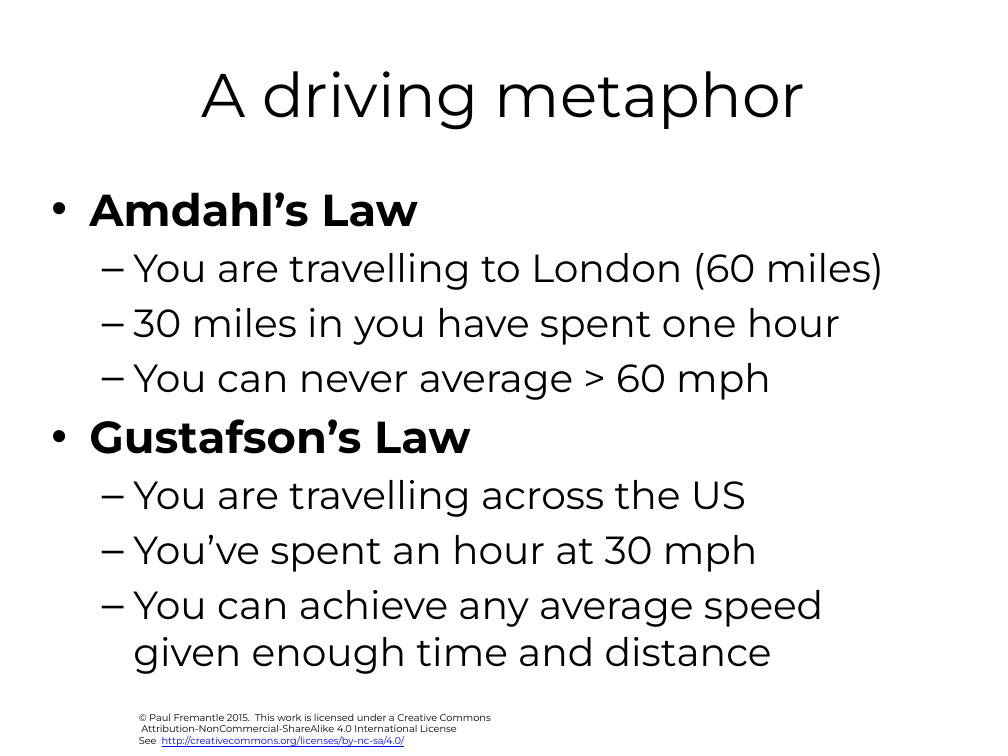
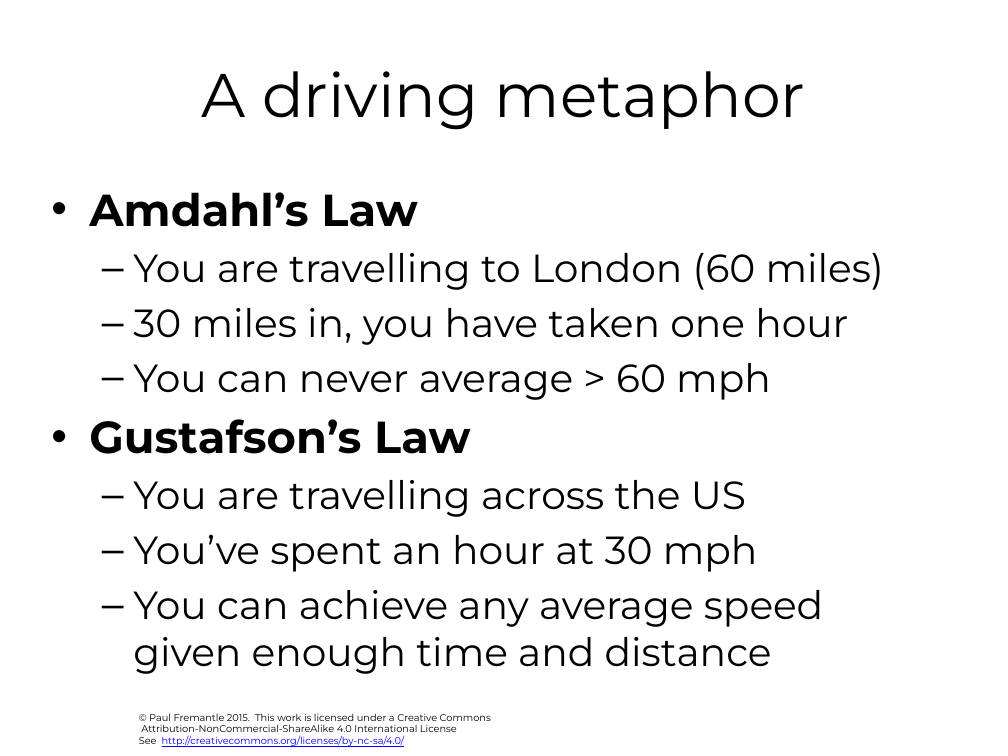
Before and after one commit to julieweeds/BigData, a slide deck: slide 10 of pres-source/06-theory.pptx. Drawn at 1008x756 pixels with LibreOffice and Linux fonts; fonts in the diff are those of the drawing; background and template pictures are left out. Boxes give left, top, right and bottom in pixels: in the first picture for what was removed or moved away, otherwise in the second. Text is boxed around its words. In the diff, an @@ line names an element or a change of style, - is before the commit and + after.

```diff
--- a/pres-source/06-theory.pptx
+++ b/pres-source/06-theory.pptx
@@ text at <box>133,308,848,345</box>: text changed @@
-  – 30 miles in you have spent one hour
+  – 30 miles in, you have taken one hour
```
Also in this commit, not shown: 6 other slides changed, 11 other files.
